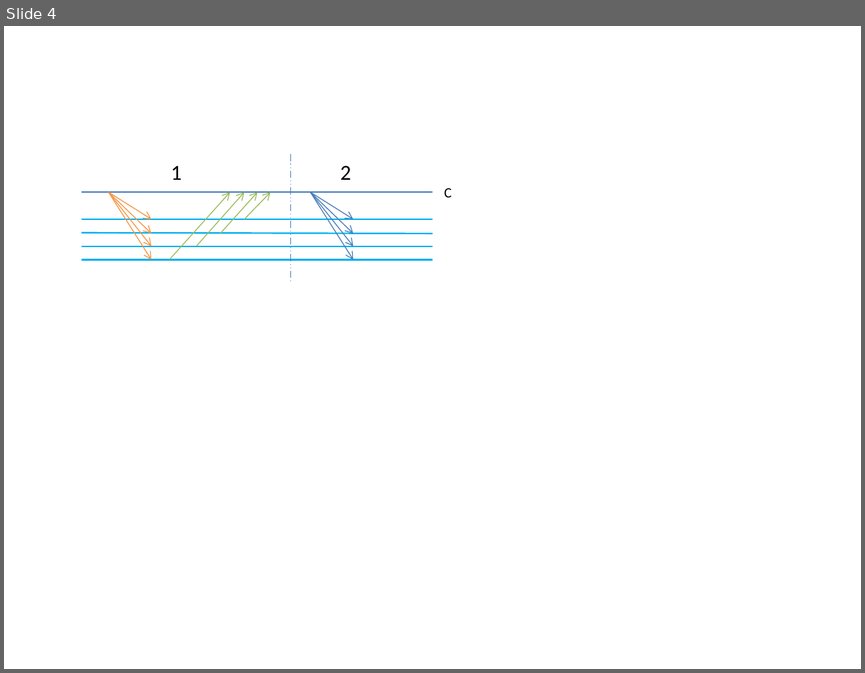
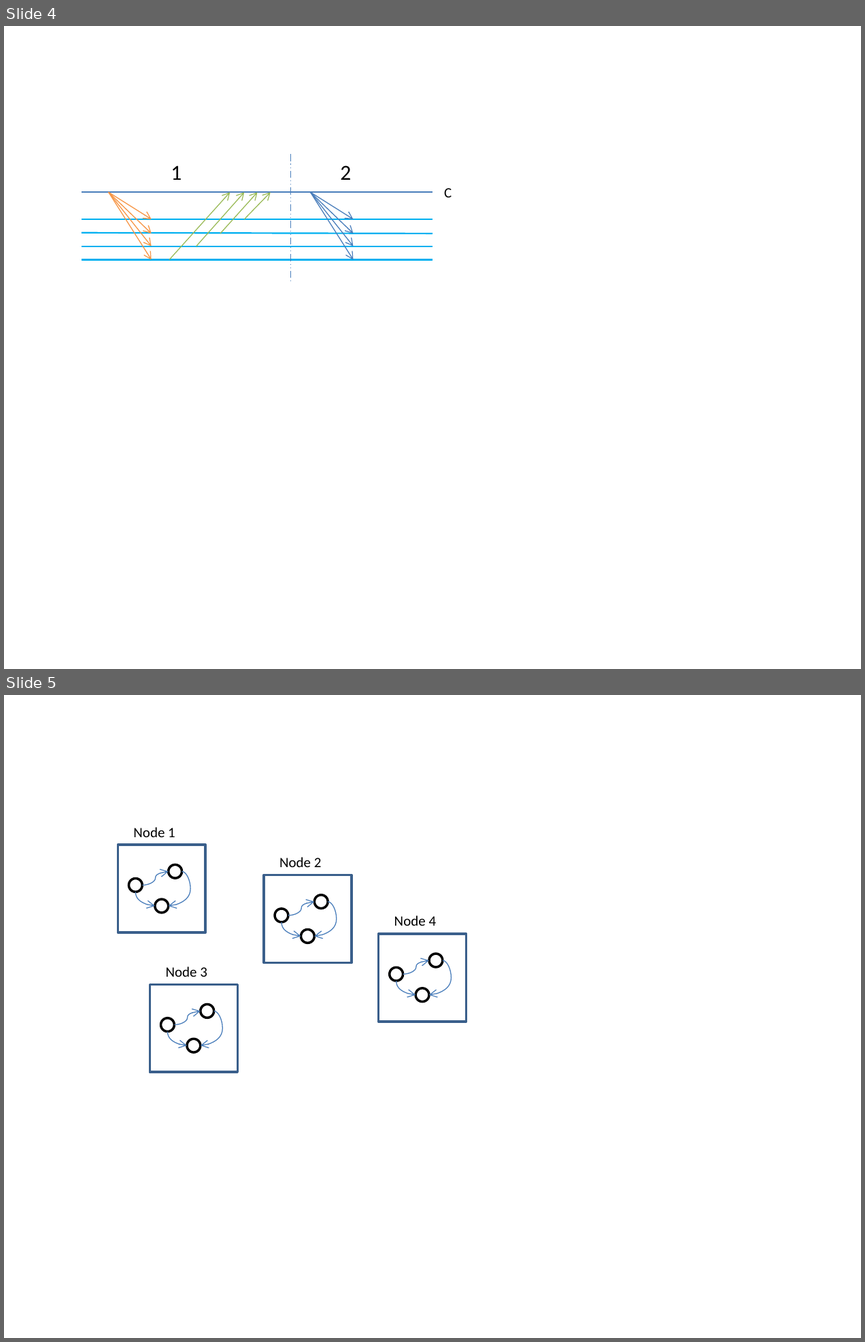
Before and after one commit to michiard/DISC-CLOUD-COURSE, a slide deck: coordination/images/source.pptx. Shown one above the other, each under a label of ours: slide 4 before the commit, slides 4 and 5 after it. The pictures are 865x673 and 865x1342 pixels, drawn with LibreOffice and Linux fonts; fonts in the diff are those of the drawing. Boxes give left, top, right and bottom in pixels: in the first picture for what was removed or moved away, otherwise in the second. Text is boxed around its words. In the diff, an @@ line names an element or a change of style, - is before the commit and + after.

```diff
--- a/coordination/images/source.pptx
+++ b/coordination/images/source.pptx
@@ slide 5 added at box(4, 695, 861, 1338), background #FFFFFF @@
@@ group added at box(118, 827, 205, 932): 3 ellipses, 3 curved arrows, 1 rectangle, 1 text @@
+Node 1
@@ group added at box(264, 857, 351, 962): 3 ellipses, 3 curved arrows, 1 rectangle, 1 text @@
+Node 2
@@ group added at box(379, 915, 466, 1021): 3 ellipses, 3 curved arrows, 1 rectangle, 1 text @@
+Node 4
@@ group added at box(150, 966, 237, 1072): 3 ellipses, 3 curved arrows, 1 rectangle, 1 text @@
+Node 3
```
Also in this commit, not shown: 1 other slide added, 7 other files.
